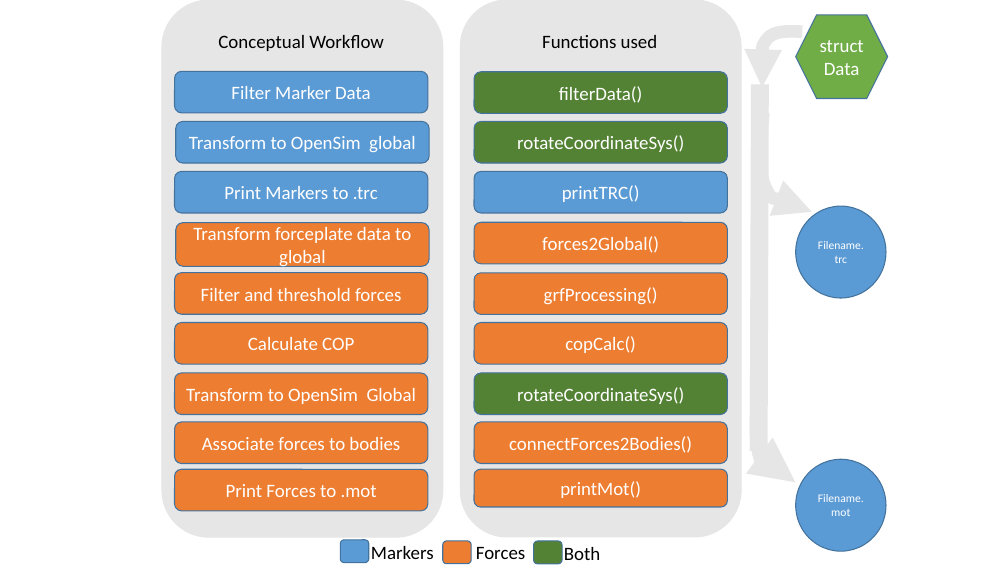
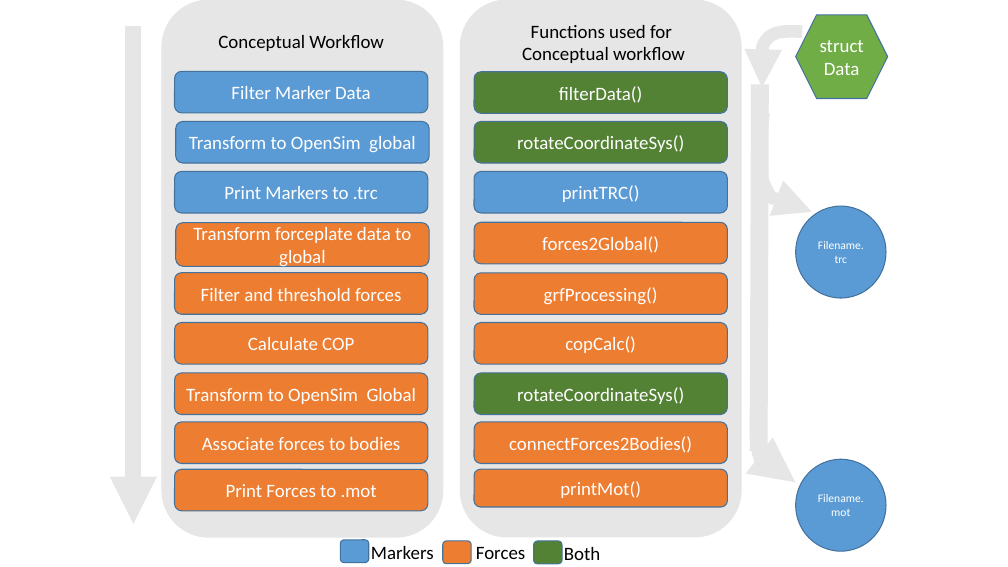
Before and after one commit to linkedinyou/c3d2OpenSim, a slide deck: slide 2 of documentation/imageWorks.pptx. Drawn at 1008x567 pixels with LibreOffice and Linux fonts; fonts in the diff are those of the drawing. Boxes give left, top, right and bottom in pixels: in the first picture for what was removed or moved away, otherwise in the second. Text is boxed around its words. In the diff, an @@ line names an element or a change of style, - is before the commit and + after.

```diff
--- a/documentation/imageWorks.pptx
+++ b/documentation/imageWorks.pptx
@@ arrow added from (133, 26) to (133, 524), #E7E6E6 15 pt @@
@@ text at bbox=[522, 25, 685, 63]: text changed @@
-Functions used
+Functions used for
+Conceptual workflow
```
Also in this commit, not shown: 3 other files.
